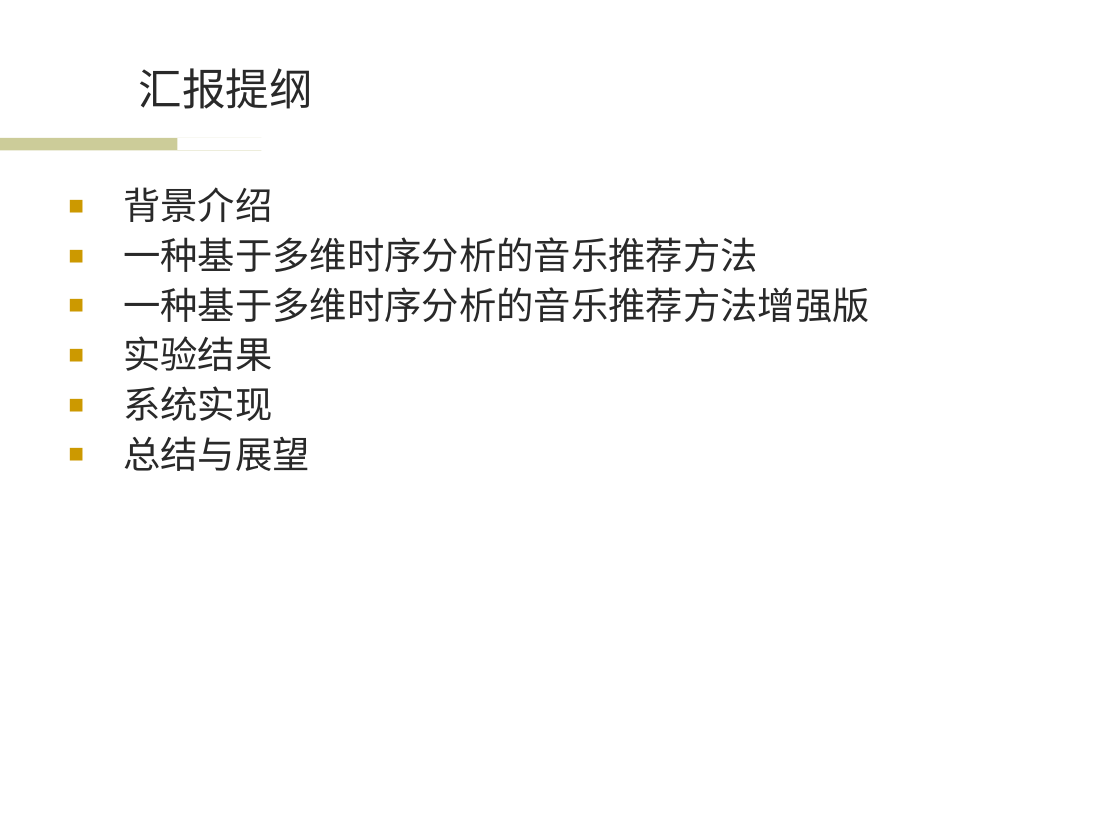
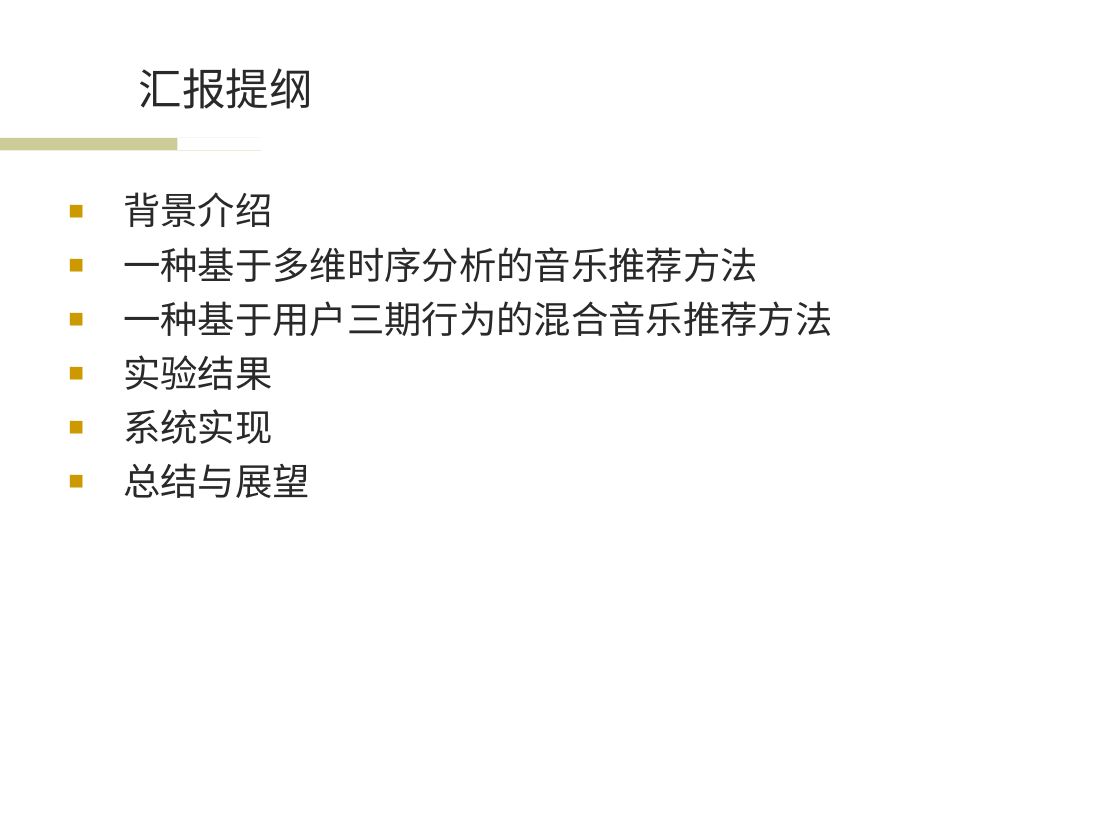
Before and after one commit to wwssttt/NJUThesis, a slide deck: slide 2 of ppt/一种基于时间序列分析的个性化音乐推荐系统及其实现.ppt. Drawn at 1120x840 pixels with LibreOffice and Linux fonts; fonts in the diff are those of the drawing; background and template pictures are left out. Boxes give left, top, right and bottom in pixels: in the first picture for what was removed or moved away, otherwise in the second. Text is boxed around its words. In the diff, an @@ line names an element or a change of style, - is before the commit and + after.

```diff
--- a/ppt/一种基于时间序列分析的个性化音乐推荐系统及其实现.ppt
+++ b/ppt/一种基于时间序列分析的个性化音乐推荐系统及其实现.ppt
@@ text at bbox=[123, 192, 758, 498]: line spacing 0.9 to 1 @@
@@ text at bbox=[123, 301, 832, 336]: text changed @@
-■ 一种基于多维时序分析的音乐推荐方法增强版
+■ 一种基于用户三期行为的混合音乐推荐方法
```
Also in this commit, not shown: 5 other slides changed, 3 slides added, 1 slide removed.
